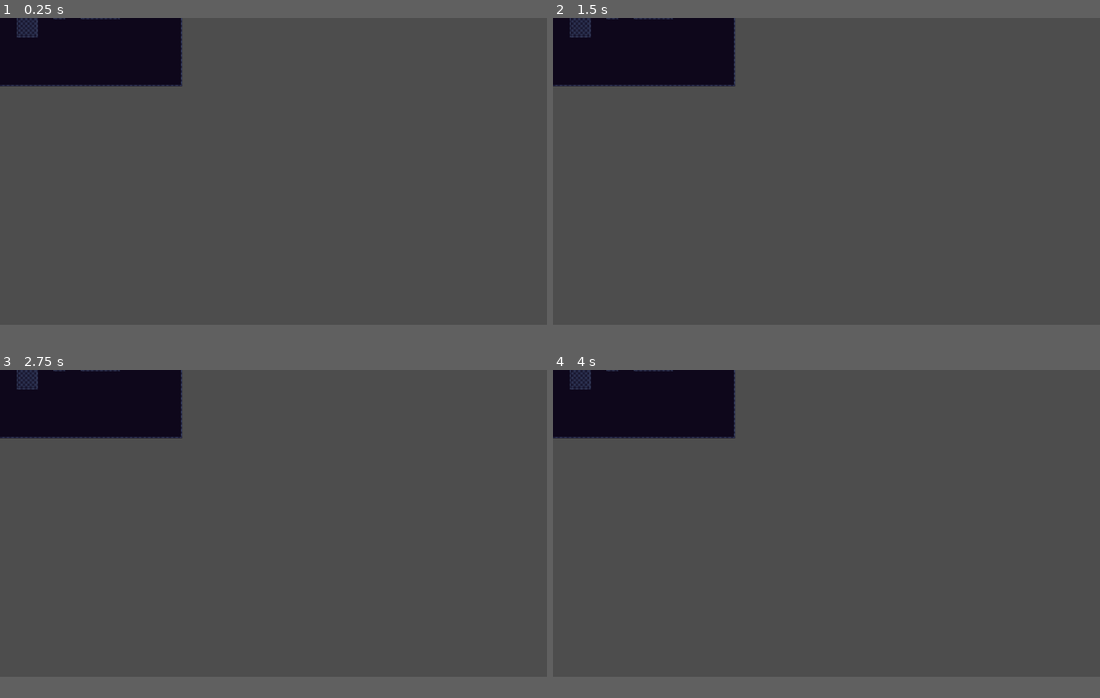
Above: before the commit, frames 1-4 (two rows, left to right).
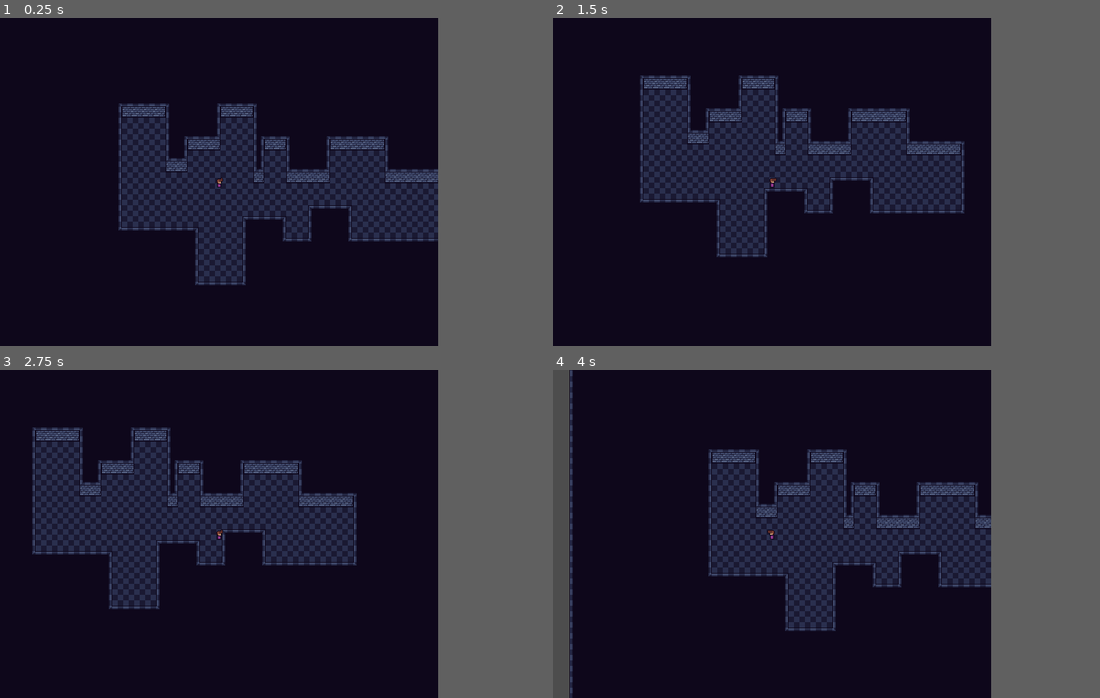
Above: after the commit, the same moments.

Repository: subnitrates/Project-Godot-Wild
Game: Godot game, scene res://scenes/test.tscn
Two runs of this game, one before a commit and one after it. Both use one fixed random seed, a clock stepped at 60 frames per second and the inputs below. The project has no main scene, so this scene is started directly.
Inputs:
- Up to frame 1 (0.25 s): no input
- Up to frame 2 (1.5 s): tap Enter at 0.5 s; hold D (move_right) 0.53-1.28 s; tap Space at 1.25 s; hold S (move_down) from 1.28 s (still down)
- Up to frame 3 (2.75 s): tap Enter at 2 s; release S (move_down) at 2.03 s; hold D (move_right) from 2.03 s (still down)
- Up to frame 4 (4 s): tap Space at 2.75 s; release D (move_right) at 2.78 s; hold W (move_up) 2.78-3.53 s; tap Enter at 3.5 s; hold A (move_left) from 3.53 s (still down)
In our replay, the window is 799x449 before the commit and 640x480 after it. These sizes can differ from the game's own. Grey fills any space a smaller window leaves; there, only what the larger window draws over its background counts as a difference.

The runs differ from the first frame. In frame 1, 68% of the frame differs, in the area x 0-81%, y 0-94%; in frame 2, 68%; in frame 3, 69%; in frame 4, 67%.

Commit message:
player and scaling changed

Diff:
--- a/Player/Player.tscn
+++ b/Player/Player.tscn
@@ -125,8 +125,7 @@
 }]
 
 [node name="Player" type="CharacterBody2D"]
-position = Vector2(681, 436)
-scale = Vector2(10, 10)
+position = Vector2(345, 280)
 script = ExtResource("1_q3lat")
 
 [node name="CollisionShape2D" type="CollisionShape2D" parent="."]
@@ -136,4 +135,6 @@
 [node name="AnimatedSprite2D" type="AnimatedSprite2D" parent="."]
 sprite_frames = SubResource("SpriteFrames_8sa4y")
 animation = &"fall"
-frame_progress = 0.991455
+frame_progress = 0.537124
+
+[node name="Camera2D" type="Camera2D" parent="."]
--- a/project.godot
+++ b/project.godot
@@ -16,10 +16,11 @@
 
 [display]
 
-window/size/viewport_width=1920
-window/size/viewport_height=1080
+window/size/viewport_width=640
+window/size/viewport_height=480
 window/size/mode=3
 window/size/borderless=true
+window/stretch/mode="canvas_items"
 
 [input]
 
--- a/resources/tilesets/terrain.tres
+++ b/resources/tilesets/terrain.tres
@@ -1,8 +1,8 @@
 [gd_resource type="TileSet" load_steps=7 format=3 uid="uid://dgfwwcql1hgcw"]
 
-[ext_resource type="Texture2D" uid="uid://dkqysno43pxfb" path="res://assets/sprites/Tileset.png" id="1_08joq"]
-[ext_resource type="Texture2D" uid="uid://cjpovrnv5uk1m" path="res://assets/sprites/Wall.png" id="2_todf8"]
-[ext_resource type="Texture2D" uid="uid://16h77xhy5jfu" path="res://assets/sprites/Ground.png" id="3_n7m8i"]
+[ext_resource type="Texture2D" uid="uid://dkqysno43pxfb" path="res://Assets/sprites/Tileset.png" id="1_08joq"]
+[ext_resource type="Texture2D" uid="uid://cjpovrnv5uk1m" path="res://Assets/sprites/Wall.png" id="2_todf8"]
+[ext_resource type="Texture2D" uid="uid://16h77xhy5jfu" path="res://Assets/sprites/Ground.png" id="3_n7m8i"]
 
 [sub_resource type="TileSetAtlasSource" id="TileSetAtlasSource_74lek"]
 texture = ExtResource("1_08joq")
--- a/scenes/test.tscn
+++ b/scenes/test.tscn
@@ -1,9 +1,13 @@
-[gd_scene load_steps=2 format=4 uid="uid://swr86odgges0"]
+[gd_scene load_steps=3 format=4 uid="uid://swr86odgges0"]
 
 [ext_resource type="TileSet" uid="uid://dgfwwcql1hgcw" path="res://resources/tilesets/terrain.tres" id="1_errlg"]
+[ext_resource type="PackedScene" uid="uid://ch6a7fqe8jlgc" path="res://Player/Player.tscn" id="2_bl13t"]
 
 [node name="Test" type="Node2D"]
 
 [node name="TileMapLayer" type="TileMapLayer" parent="."]
 tile_map_data = PackedByteArray("AAAeAAkAAAABAAEAAAAeAAgAAAABAAEAAAAeAAcAAAABAAEAAAAeAAYAAAABAAEAAAAeAAUAAAABAAEAAAAeAA …(36656 unchanged characters)…
 tile_set = ExtResource("1_errlg")
+
+[node name="Player" parent="." instance=ExtResource("2_bl13t")]
+position = Vector2(94, -82)
Not shown, changed: Assets/sprites/3boood_pro.png.import
Not shown, changed: Assets/sprites/3boood_proDash.png.import
Not shown, changed: Assets/sprites/Bullets.png.import
Not shown, changed: Assets/sprites/Cannon.png.import
Not shown, changed: Assets/sprites/Coin.png.import
Not shown, changed: Assets/sprites/Door.png.import
Not shown, changed: Assets/sprites/Ground.png.import
Not shown, changed: Assets/sprites/Gun.png.import
Not shown, changed: Assets/sprites/Gun2.png.import
Not shown, changed: Assets/sprites/Shadow.png.import
Not shown, changed: Assets/sprites/Shadow2.png.import
Not shown, changed: Assets/sprites/Shadow3.png.import
(and 22 more such lines)
